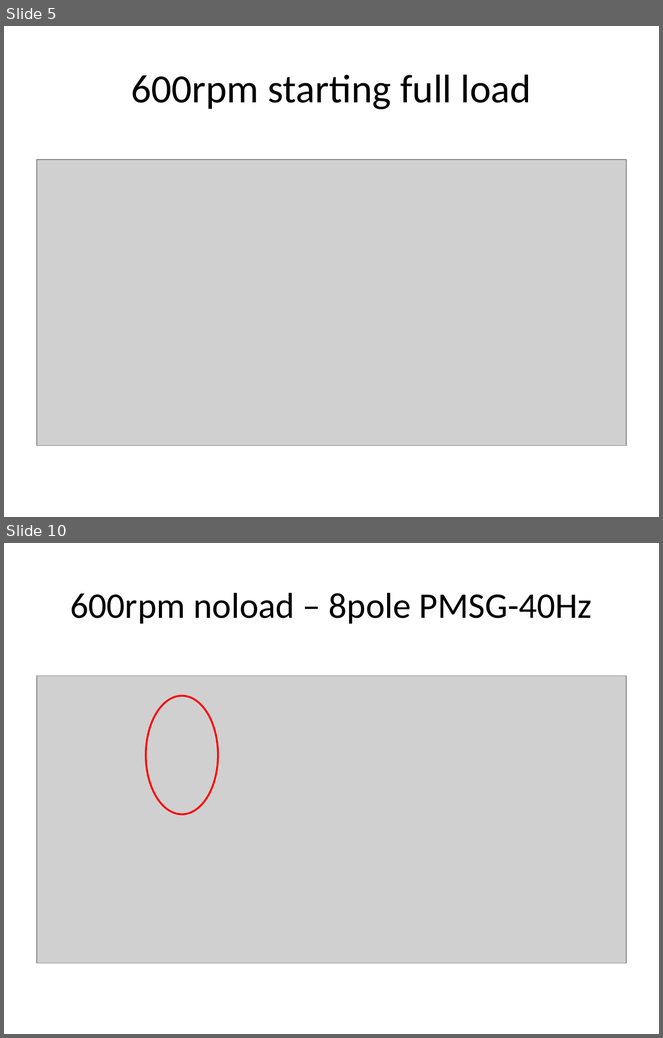
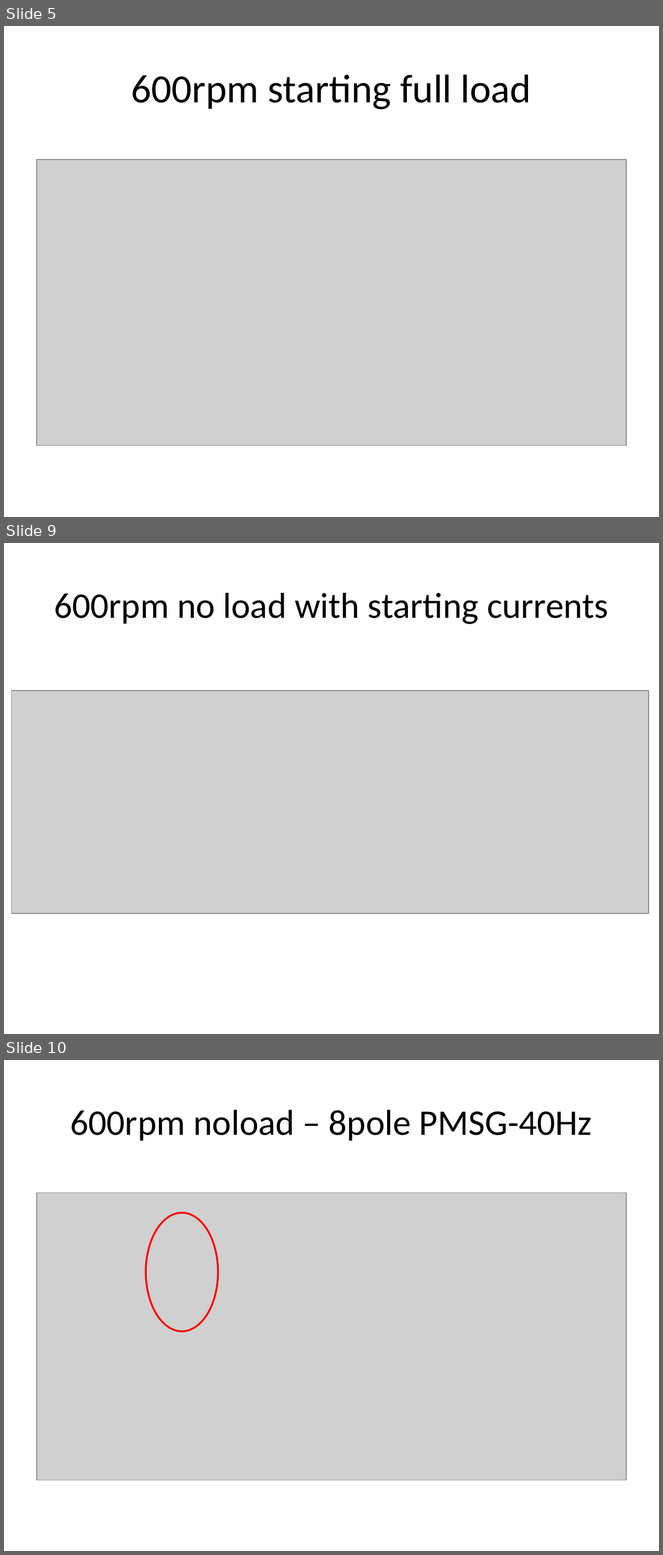
Before and after one commit to SerhatOzkucuk/PhD-Works, a slide deck: Parameter Estimation Works/SerhatServoAutoTune_RuzgemSetup/MATLAB_Disturbance_analysis_RuzgemData/FFT analysis - outcomes.pptx. Shown one above the other, each under a label of ours: slides 5 and 10 before the commit, slides 5, 9 and 10 after it; the slides between them are not shown. The pictures are 663x1038 and 663x1555 pixels, drawn with LibreOffice and Linux fonts; fonts in the diff are those of the drawing; grey boxes stand for pictures. Boxes give left, top, right and bottom in pixels: in the first picture for what was removed or moved away, otherwise in the second. Text is boxed around its words. In the diff, an @@ line names an element or a change of style, - is before the commit and + after.

Commit message:
Summary of FFT works
800rpm and 400rpm data are analyzed. In 800 rpm data the 2Nm disturbance can be seen more clearly with respect to 600rpm as expected. 400 rpm under load data also analyzed. If the load is changed (both noload to pulse loading or under  changable loads), the speed of the machine creates error. This error can be seen from phase currents on neighbourhood of the fundamental freq in freq domain. Outcomes are in ppt file. How can I detect (freq, amp?) and characterize (periodic, non periodic, random, in a sequence?) these disturbances without FFT, with tricky algorithms (using filtering or scanner algorithms)? next issue is this.

```diff
--- a/Parameter Estimation Works/SerhatServoAutoTune_RuzgemSetup/MATLAB_Disturbance_analysis_RuzgemData/FFT analysis - outcomes.pptx
+++ b/Parameter Estimation Works/SerhatServoAutoTune_RuzgemSetup/MATLAB_Disturbance_analysis_RuzgemData/FFT analysis - outcomes.pptx
@@ slide 9 added at (4, 543, 659, 1034), background #FFFFFF @@
@@ title added at (54, 593, 608, 624), 39.6 pt, text #000000 @@
+600rpm no load with starting currents
@@ picture added at (12, 691, 649, 914) @@
```
Also in this commit, not shown: 4 slides changed, 10 other slides added, 3 slides removed, 2 other files.
